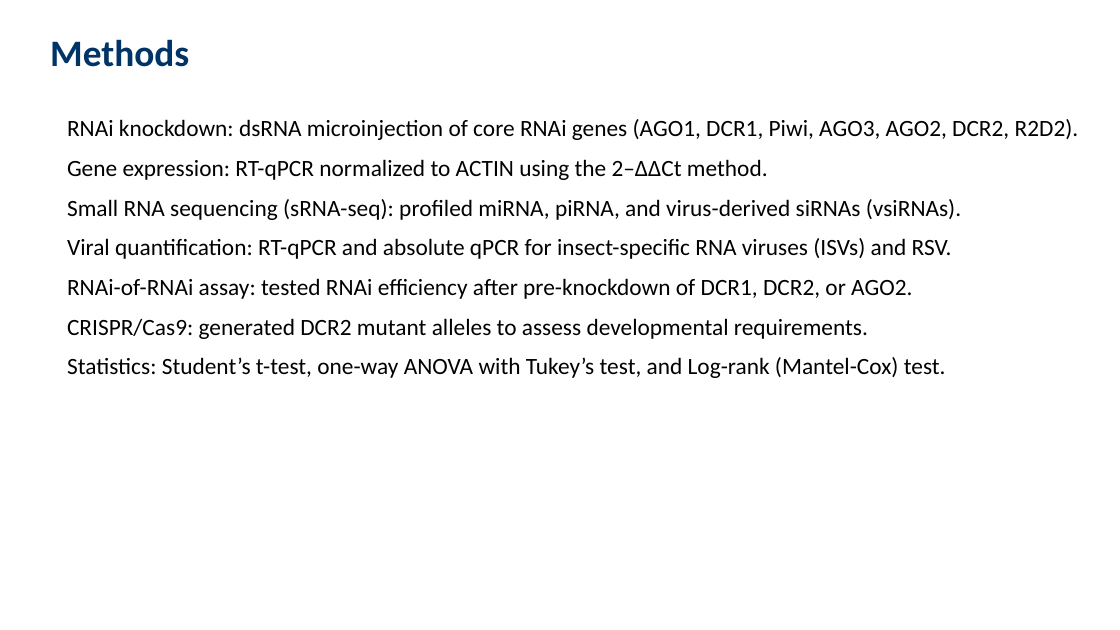
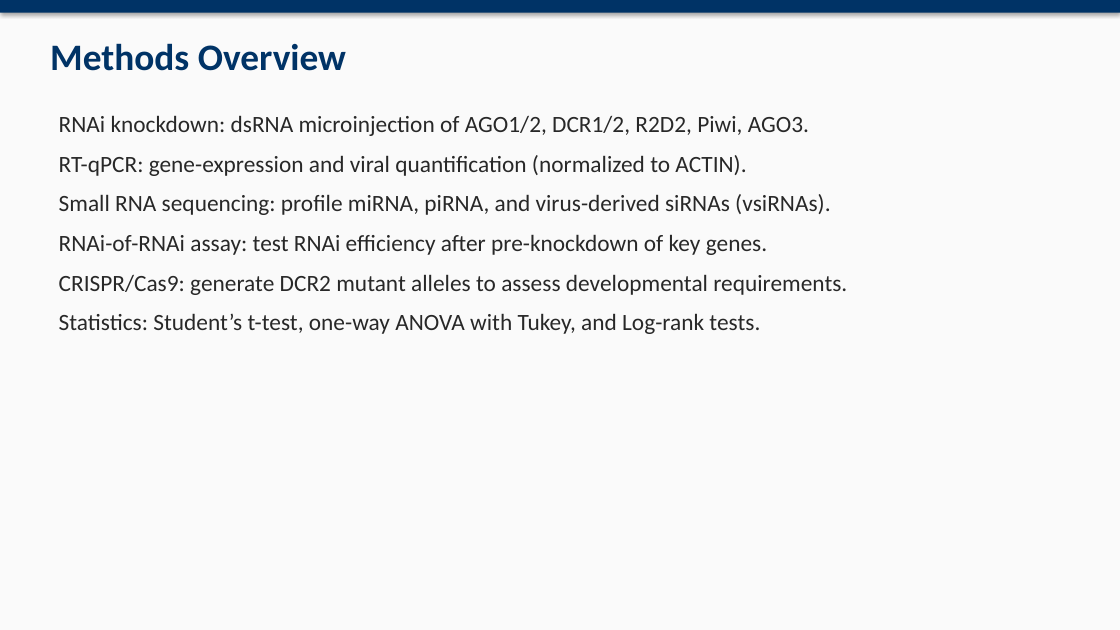
Before and after one commit to David-Mwania/Mwania-Project, a slide deck: slide 5 of Mwania Project/RNAi_Hemiptera_Presentation.pptx. Drawn at 1120x630 pixels with LibreOffice and Linux fonts; fonts in the diff are those of the drawing. Boxes give left, top, right and bottom in pixels: in the first picture for what was removed or moved away, otherwise in the second. Text is boxed around its words. In the diff, an @@ line names an element or a change of style, - is before the commit and + after.

```diff
--- a/Mwania Project/RNAi_Hemiptera_Presentation.pptx
+++ b/Mwania Project/RNAi_Hemiptera_Presentation.pptx
@@ rectangle added at (x1=0, y1=0, x2=1120, y2=630), fill #FAFAFA @@
@@ rectangle added at (x1=0, y1=0, x2=1120, y2=13), fill #003366 @@
@@ text at (x1=50, y1=43, x2=346, y2=71): text changed @@
-Methods
+Methods Overview
@@ text at (x1=59, y1=115, x2=847, y2=334): text changed; text colour #000000 to #282828 @@
-RNAi knockdown: dsRNA microinjection of core RNAi genes (AGO1, DCR1, Piwi, AGO3, AGO2, DCR2, R2D2).
-Gene expression: RT-qPCR normalized to ACTIN using the 2–ΔΔCt method.
-Small RNA sequencing (sRNA-seq): profiled miRNA, piRNA, and virus-derived siRNAs (vsiRNAs).
-Viral quantification: RT-qPCR and absolute qPCR for insect-specific RNA viruses (ISVs) and RSV.
-RNAi-of-RNAi assay: tested RNAi efficiency after pre-knockdown of DCR1, DCR2, or AGO2.
-CRISPR/Cas9: generated DCR2 mutant alleles to assess developmental requirements.
-Statistics: Student’s t-test, one-way ANOVA with Tukey’s test, and Log-rank (Mantel-Cox) test.
+RNAi knockdown: dsRNA microinjection of AGO1/2, DCR1/2, R2D2, Piwi, AGO3.
+RT-qPCR: gene-expression and viral quantification (normalized to ACTIN).
+Small RNA sequencing: profile miRNA, piRNA, and virus-derived siRNAs (vsiRNAs).
+RNAi-of-RNAi assay: test RNAi efficiency after pre-knockdown of key genes.
+CRISPR/Cas9: generate DCR2 mutant alleles to assess developmental requirements.
+Statistics: Student’s t-test, one-way ANOVA with Tukey, and Log-rank tests.
```
Also in this commit, not shown: 13 other slides changed, 2 slides added, 1 other file.
